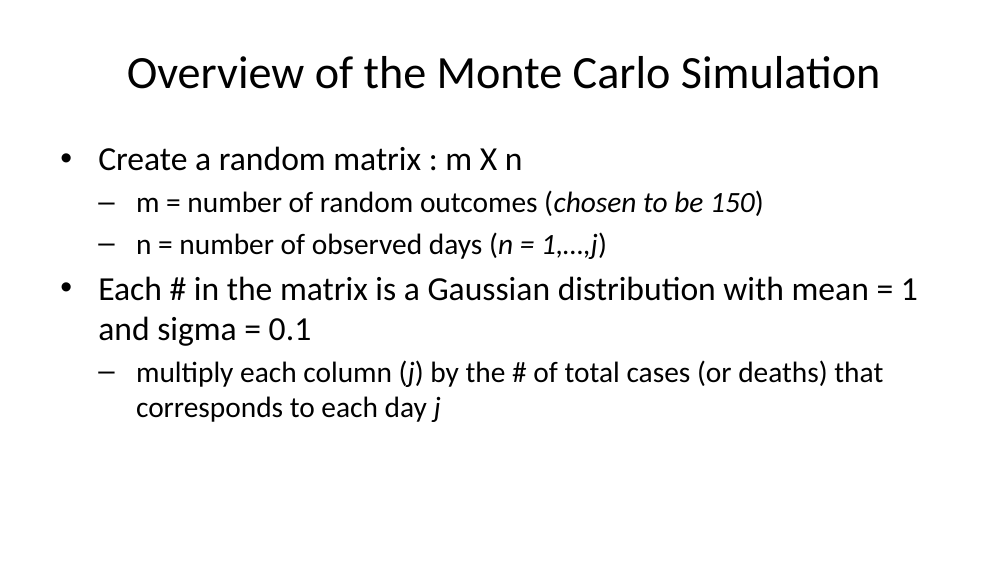
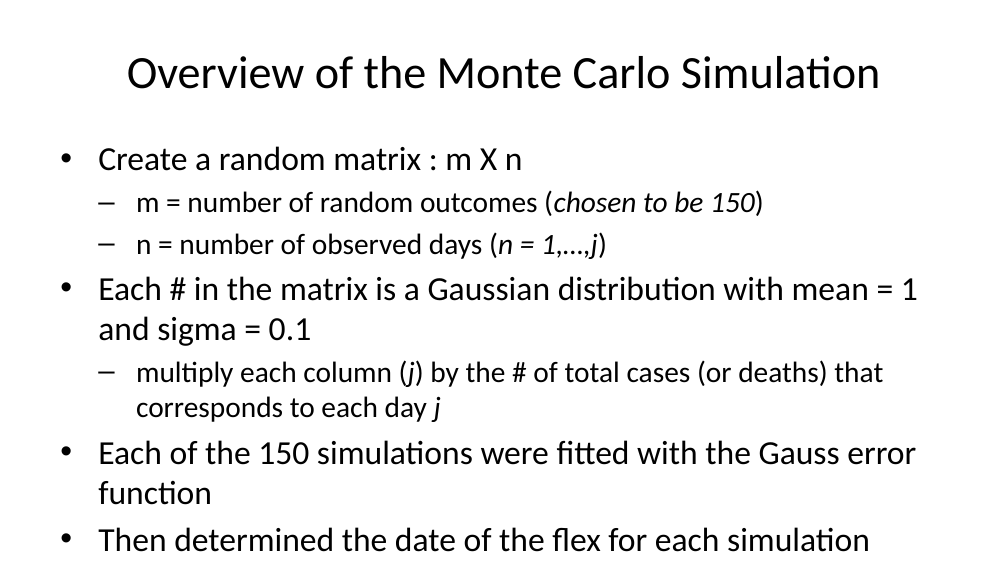
Before and after one commit to austinlackey/covid-simulations, a slide deck: slide 15 of powerpoint.pptx. Drawn at 1008x567 pixels with LibreOffice and Linux fonts; fonts in the diff are those of the drawing. Boxes give left, top, right and bottom in pixels: in the first picture for what was removed or moved away, otherwise in the second. Text is boxed around its words. In the diff, an @@ line names an element or a change of style, - is before the commit and + after.

Commit message:
update pptx and rmd

```diff
--- a/powerpoint.pptx
+++ b/powerpoint.pptx
@@ text at [98,440,916,552]: paragraphs added @@
+• Each of the 150 simulations were fitted with the Gauss error function
+• Then determined the date of the flex for each simulation
```
Also in this commit, not shown: 1 other slide changed, 1 slide added, 2 other files.
